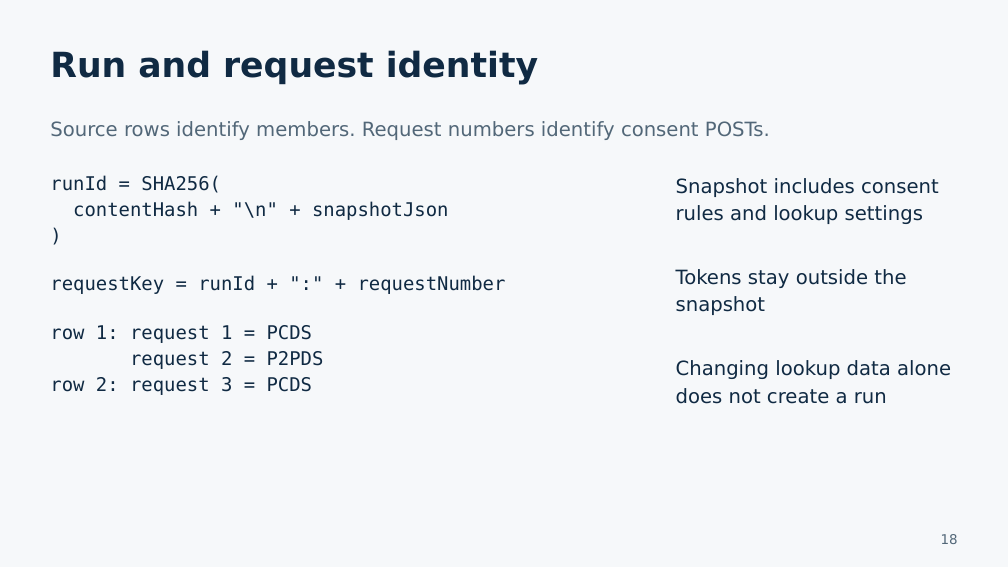
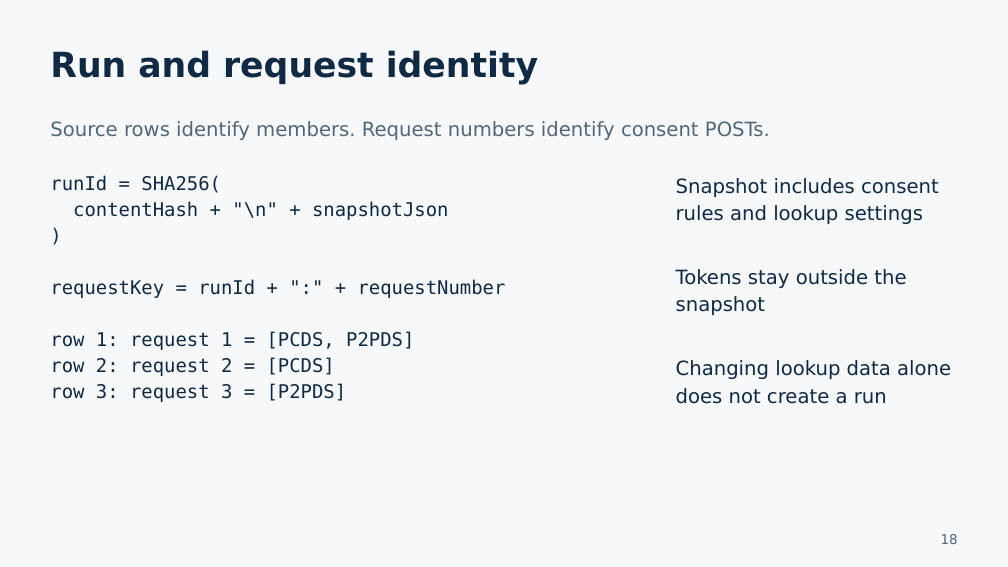
Before and after one commit to jenbrick/fileadapter, a slide deck: slide 18 of docs/presentations/File_Adapter_POC_Developer_Walkthrough.pptx. Drawn at 1008x567 pixels with LibreOffice and Linux fonts; fonts in the diff are those of the drawing. Boxes give left, top, right and bottom in pixels: in the first picture for what was removed or moved away, otherwise in the second. Text is boxed around its words. In the diff, an @@ line names an element or a change of style, - is before the commit and + after.

```diff
--- a/docs/presentations/File_Adapter_POC_Developer_Walkthrough.pptx
+++ b/docs/presentations/File_Adapter_POC_Developer_Walkthrough.pptx
@@ text at (x1=50, y1=331, x2=414, y2=402): text changed @@
-row 1: request 1 = PCDS
-request 2 = P2PDS
-row 2: request 3 = PCDS
+row 1: request 1 = [PCDS, P2PDS]
+row 2: request 2 = [PCDS]
+row 3: request 3 = [P2PDS]
```
Also in this commit, not shown: 15 other slides changed, 23 other files.
